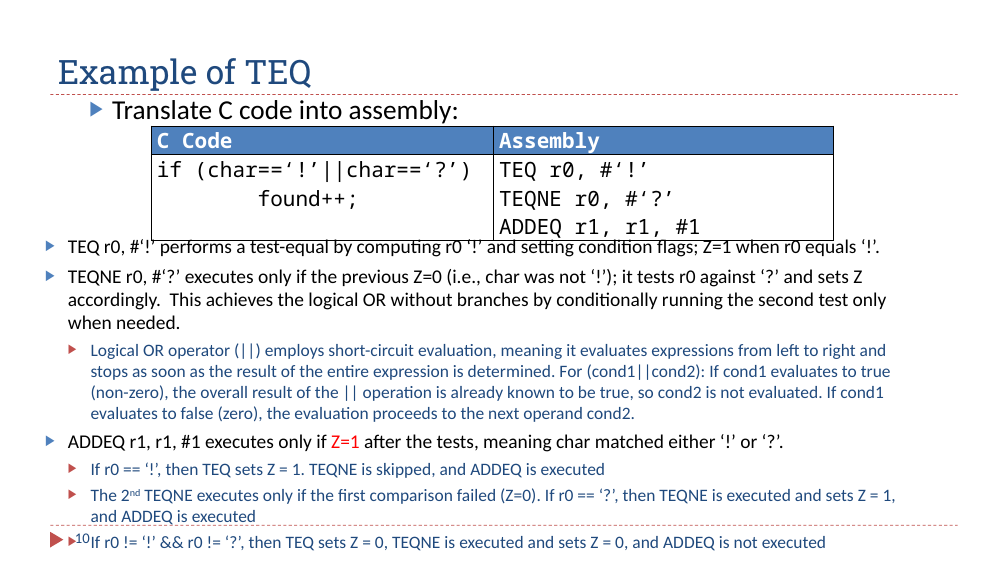
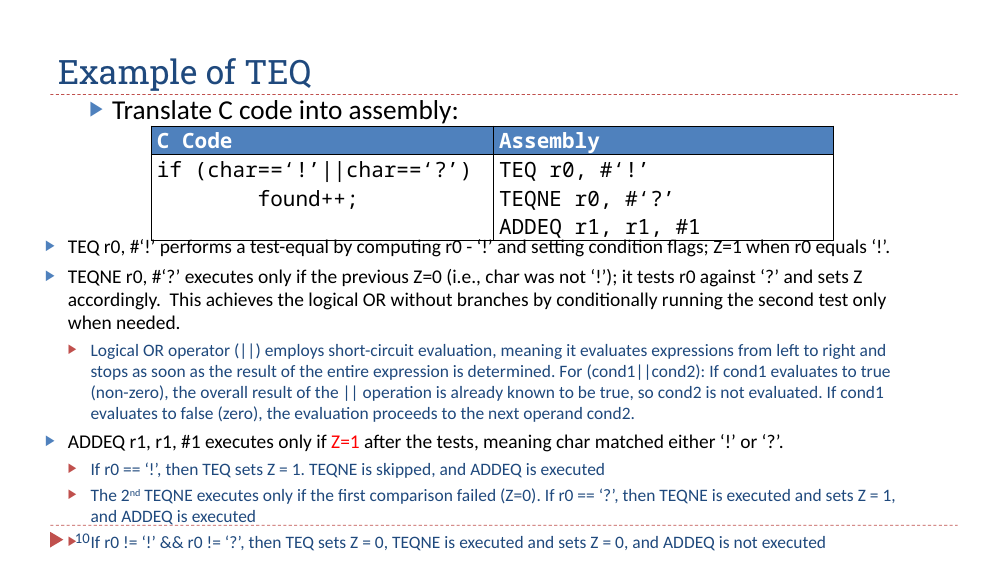
Before and after one commit to guhofstra/CSC111Sp26, a slide deck: slide 10 of PPTs/Ch6_ARM_Control_Flow.pptx. Drawn at 1008x567 pixels with LibreOffice and Linux fonts; fonts in the diff are those of the drawing. Boxes give left, top, right and bottom in pixels: in the first picture for what was removed or moved away, otherwise in the second. Text is boxed around its words. In the diff, an @@ line names an element or a change of style, - is before the commit and + after.

```diff
--- a/PPTs/Ch6_ARM_Control_Flow.pptx
+++ b/PPTs/Ch6_ARM_Control_Flow.pptx
@@ text at (x1=68, y1=237, x2=867, y2=257): text changed @@
-▶ TEQ r0, #‘!’ performs a test-equal by computing r0 ‘!’ and setting condition flags; Z=1 when r0 equals ‘!’.
+▶ TEQ r0, #‘!’ performs a test-equal by computing r0 - ‘!’ and setting condition flags; Z=1 when r0 equals ‘!’.
```
Also in this commit, not shown: 11 other slides changed, 1 slide added, 1 other file.
